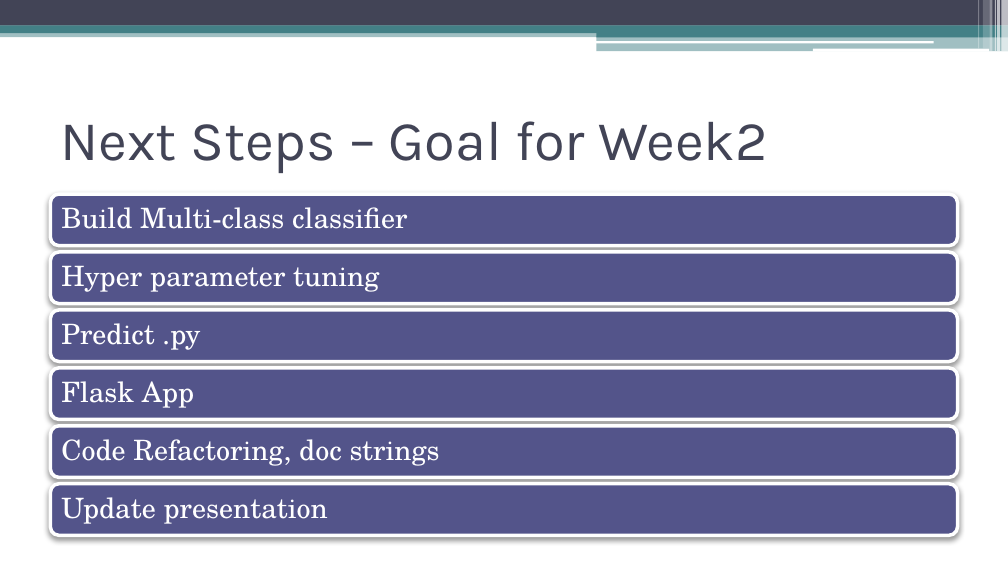
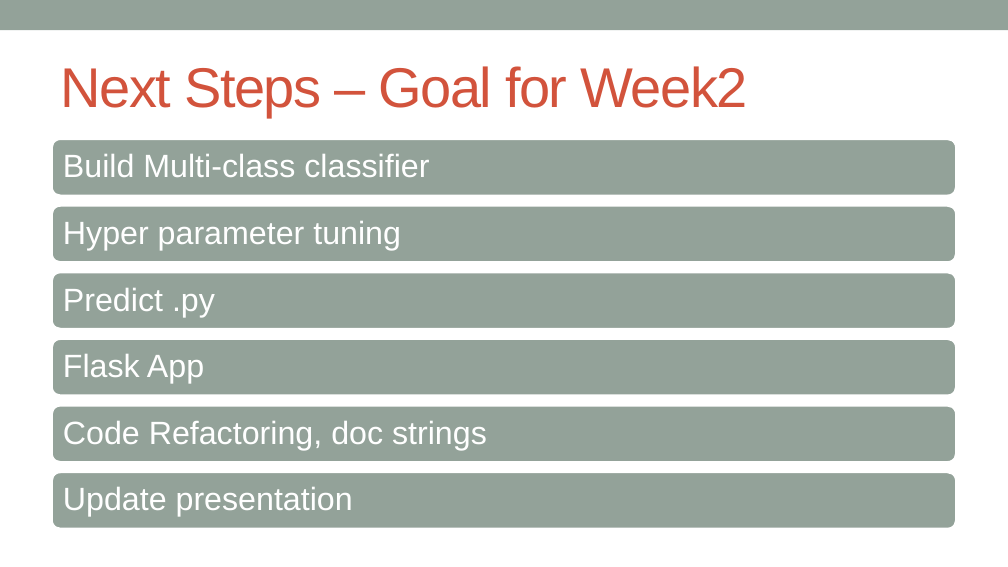
Before and after one commit to krishnatray/galvanize-dsi-capstone, a slide deck: slide 12 of presentation/DocReach.pptx (slide 11 before the commit). Drawn at 1008x567 pixels with LibreOffice and Linux fonts; fonts in the diff are those of the drawing. Boxes give left, top, right and bottom in pixels: in the first picture for what was removed or moved away, otherwise in the second. Text is boxed around its words. In the diff, an @@ line names an element or a change of style, - is before the commit and + after.

```diff
--- a/presentation/DocReach.pptx
+++ b/presentation/DocReach.pptx
@@ rectangle: place and size @@
-rectangle at bbox=[0, 0, 1008, 25]
+rectangle at bbox=[0, 0, 1008, 30]
@@ rectangle at bbox=[0, 0, 1008, 30]: fill #424456 to #93A299 @@
@@ rectangle removed at bbox=[0, 25, 1008, 33] @@
@@ rectangle removed at bbox=[978, 0, 979, 48] @@
@@ rectangle removed at bbox=[983, 0, 989, 48] @@
@@ rectangle removed at bbox=[990, 0, 993, 51] @@
@@ rectangle removed at bbox=[995, 0, 996, 51] @@
@@ rectangle removed at bbox=[997, 0, 1000, 51] @@
@@ rectangle removed at bbox=[1002, 0, 1008, 51] @@
@@ rectangle removed at bbox=[0, 30, 1008, 37] @@
@@ title "Next Steps – Goal for ...": place and size @@
-title "Next Steps – Goal for ..." at bbox=[60, 121, 768, 173]
+title "Next Steps – Goal for ..." at bbox=[60, 66, 748, 117]
@@ title "Next Steps – Goal for ..." at bbox=[60, 66, 748, 117]: font Karla to Arial, text colour #424456 to #D2533C, letter spacing 0 to -1 pt @@
@@ rounded rectangle removed at bbox=[596, 41, 933, 43] @@
@@ rectangle removed at bbox=[597, 30, 1008, 37] @@
@@ rectangle removed at bbox=[597, 36, 1008, 51] @@
@@ rounded rectangle removed at bbox=[812, 48, 989, 51] @@
@@ rounded rectangle added at bbox=[50, 138, 958, 198], fill #93A299, outline #FFFFFF 3.5 pt @@
@@ size 20 to 23 pt, font TeX Gyre Schola to Arial; more space between paragraphs in 6 elements at bbox=[63, 487, 353, 517], bbox=[63, 421, 487, 450], bbox=[63, 354, 204, 384], bbox=[63, 288, 215, 317], bbox=[63, 221, 401, 250], bbox=[63, 154, 429, 177] @@
@@ text "Build Multi-class classifier": place and size @@
-text "Build Multi-class classifier" at bbox=[61, 207, 407, 229]
+text "Build Multi-class classifier" at bbox=[63, 154, 429, 177]
@@ rounded rectangle: place and size @@
-rounded rectangle at bbox=[50, 195, 958, 246]
+rounded rectangle at bbox=[50, 205, 958, 264]
@@ text "Hyper parameter tuning": place and size @@
-text "Hyper parameter tuning" at bbox=[61, 266, 379, 292]
+text "Hyper parameter tuning" at bbox=[63, 221, 401, 250]
@@ rounded rectangle: place and size @@
-rounded rectangle at bbox=[50, 252, 958, 303]
+rounded rectangle at bbox=[50, 271, 958, 331]
@@ text "Predict .py": place and size @@
-text "Predict .py" at bbox=[61, 323, 200, 350]
+text "Predict .py" at bbox=[63, 288, 215, 317]
@@ rounded rectangle removed at bbox=[50, 310, 958, 362] @@
@@ fill #53548A to #93A299; outline #FFFFFF 2.5 pt to #FFFFFF 3.5 pt; shadow off in 5 elements at bbox=[50, 471, 958, 530], bbox=[50, 205, 958, 264], bbox=[50, 404, 958, 464], bbox=[50, 271, 958, 331], bbox=[50, 338, 958, 397] @@
@@ rounded rectangle: place and size @@
-rounded rectangle at bbox=[50, 368, 958, 419]
+rounded rectangle at bbox=[50, 338, 958, 397]
@@ text "Flask App": place and size @@
-text "Flask App" at bbox=[61, 381, 194, 408]
+text "Flask App" at bbox=[63, 354, 204, 384]
@@ rounded rectangle: place and size @@
-rounded rectangle at bbox=[50, 425, 958, 477]
+rounded rectangle at bbox=[50, 404, 958, 464]
@@ text "Code Refactoring, doc strings": place and size @@
-text "Code Refactoring, doc strings" at bbox=[61, 439, 440, 466]
+text "Code Refactoring, doc strings" at bbox=[63, 421, 487, 450]
@@ rounded rectangle: place and size @@
-rounded rectangle at bbox=[50, 484, 958, 535]
+rounded rectangle at bbox=[50, 471, 958, 530]
@@ text "Update presentation": place and size @@
-text "Update presentation" at bbox=[61, 497, 328, 524]
+text "Update presentation" at bbox=[63, 487, 353, 517]
```
Also in this commit, not shown: 11 other slides changed, 1 slide added, 43 other files.
